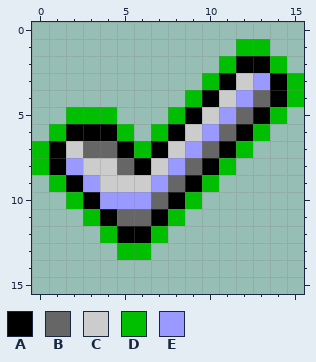
Pixel-art sprite -- groove/trunk/resources/enable_unique.gif. This is how it looked before the edit.
The file is 16x16 pixels.
Palette (. is transparent): A #000000  B #666666  C #cccccc  D #00be00  E #9999ff
Once edited:
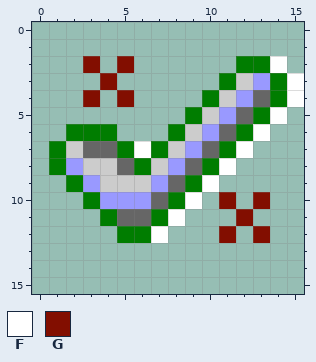
Colours new in this view: F #ffffff  G #820e00
The edit:
Colour A changes from #000000 to #007d00.
The edit turns colour D into colour F in row 2 at x 14; in rows 3 to 4 at x 15; in row 5 at x 14; in row 6 at x 13; in row 7 at x 6 and 12; in row 8 at x 11.
The edit turns colour D into colour F in row 9 at x 10; in row 10 at x 9; in row 11 at x 8; in row 12 at x 7.
There is now colour G in row 2 at x 3 and 5; in row 3 at x 4; in row 4 at x 3 and 5; in row 10 at x 11 and 13; in row 11 at x 12; in row 12 at x 11 and 13.
Colour D is removed in row 1 at x 12 to 13; in row 2 at x 11; in row 3 at x 10; in row 4 at x 9; in row 5 at x 2 to 4 and 8; in row 6 at x 1, 5 and 7.
Colour D is removed in rows 7 to 8 at x 0; in row 9 at x 1; in row 10 at x 2; in row 11 at x 3; in row 12 at x 4; in row 13 at x 5 to 6.
Boxes around the changes in both pictures, in picture pixels (x1, y1, x2, y2):
changed: (32, 39, 304, 260)
